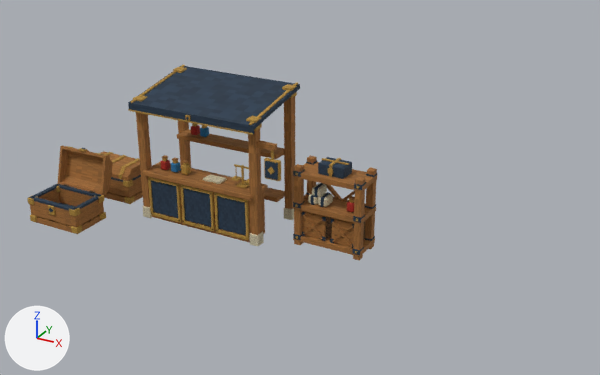
A saved change to the Blender file art/sunlit-world/interaction-props/interaction-props.blend.
Before and after are seen from a camera (50 mm lens) standing at (8.82, -12.65, 7.37) and looking at (2.17, -0.55, 1.32). Arrows for +X, +Y and +Z are at lower left; the lights stay in place. The older version comes first.

Names of what the first picture shows: 'chest_body', 'chest_body.001', 'chest_lid', 'chest_lid.001', 'merchant_stall', 'rack_frame', 'rack_supplies'.
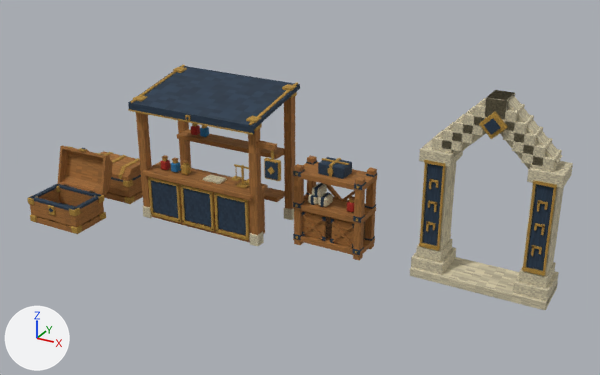
Location of each change, (x1, y1, x2, y2) in pixels of the pictures (600 x 375 px):
'portal_frame', added (beige)
    after: (410, 90, 573, 310)
'portal_runes', added
    after: (426, 179, 548, 256)

The change in detail:
Mesh me_cube_245 is new.
It has 288 vertices, 216 faces and spans x -0.99..0.99, y -0.29..0.29, z 0.89..1.87.
It uses material mat_pixel_oak_navy_gold (picture img_interaction_pixel_palette).
Mesh me_cube_200_1 is new.
It has 712 vertices, 710 faces and spans x -1.2..1.2, y -0.4..0.4, z 0.0..3.42.
It uses material mat_pixel_oak_navy_gold (picture img_interaction_pixel_palette).
Object 'portal_runes' (ob_portal_runes) is new; it shows me_cube_245.
Its location is (5.5, 0.0, 0.0).
Object 'portal_frame' (ob_portal_frame) is new; it shows me_cube_200_1.
Its location is (5.5, 0.0, 0.0).
